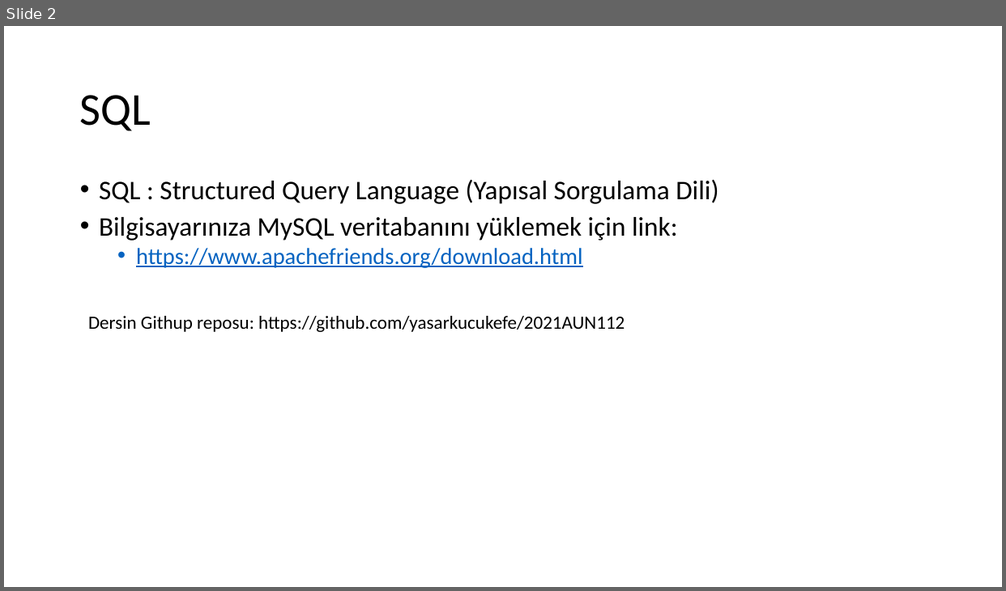
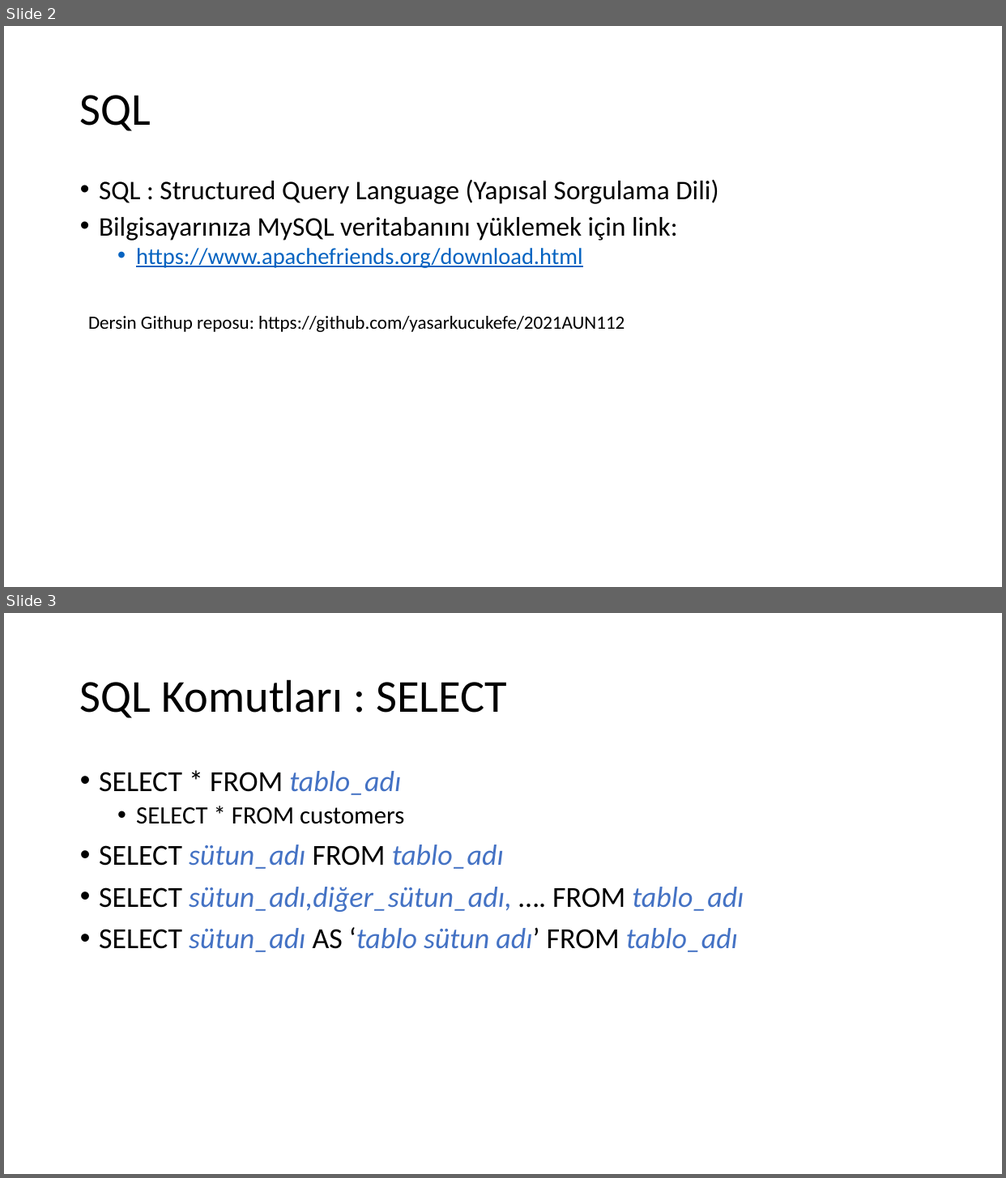
Before and after one commit to yasarkucukefe/AUN_112, a slide deck: 1.hafta/sunum.pptx. Shown one above the other, each under a label of ours: slide 2 before the commit, slides 2 and 3 after it. The pictures are 1006x591 and 1006x1178 pixels, drawn with LibreOffice and Linux fonts; fonts in the diff are those of the drawing. Boxes give left, top, right and bottom in pixels: in the first picture for what was removed or moved away, otherwise in the second. Text is boxed around its words. In the diff, an @@ line names an element or a change of style, - is before the commit and + after.

```diff
--- a/1.hafta/sunum.pptx
+++ b/1.hafta/sunum.pptx
@@ slide 3 added at [4,613,1002,1174], background #FFFFFF @@
@@ title added at [80,679,507,718], 44 pt, text #000000 @@
+SQL Komutları : SELECT
@@ text added at [99,771,744,952], 28 pt, text #4472C4, italic @@
+• SELECT * FROM tablo_adı
+  • SELECT * FROM customers
+• SELECT sütun_adı FROM tablo_adı
+• SELECT sütun_adı,diğer_sütun_adı, …. FROM tablo_adı
+• SELECT sütun_adı AS ‘tablo sütun adı’ FROM tablo_adı
```
Also in this commit, not shown: 4 other slides added, 1 other file.
